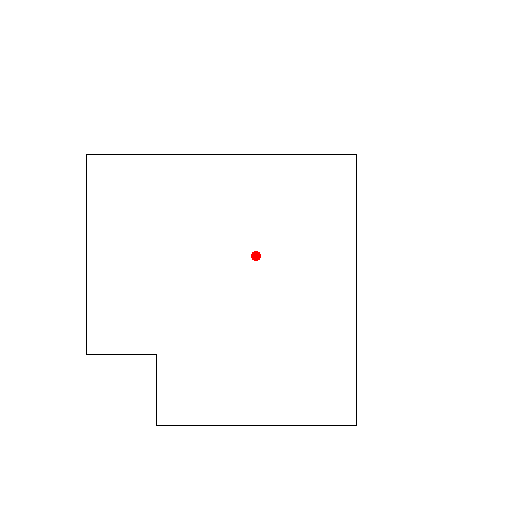
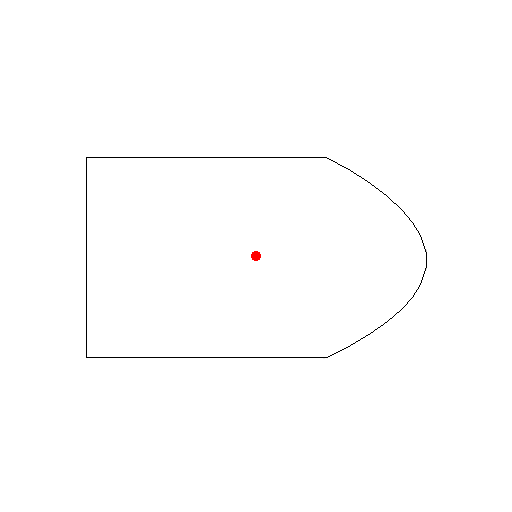
Two versions of the same layered image (512px x 512px). Layer-by-layer changes:
added layer "360Rect" above "135Rect" over (x1=86, y1=154, x2=427, y2=426)
hid "270Rect", painted on it over (x1=86, y1=154, x2=384, y2=426)
